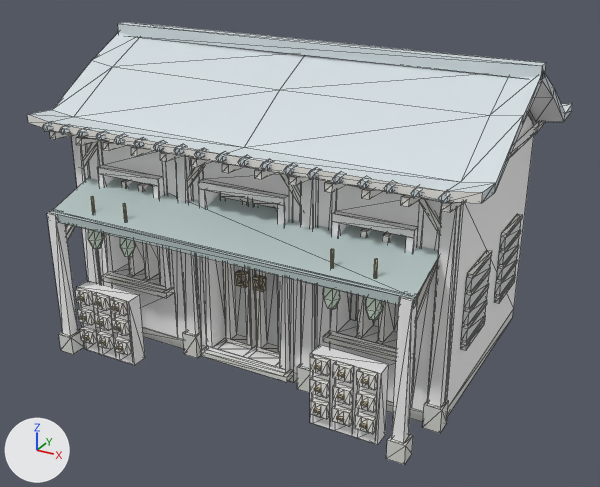
A saved change to the glTF model xia-ai-town/assets/hd2d/buildings/clinic.glb.
Before and after are seen from a 50 mm lens placed at (8.7, -15.75, 10.11), pointed at (0.31, -0.5, 2.48). Lighting does not change. The marker at lower left points along +X, +Y and +Z. The older version comes first. Mesh edges are drawn as thin lines. Vertices at exactly the same position are counted once.

The older version as bpy lines, for what is in view:
```python
me_xia_p3_clinic_structure = bpy.data.meshes.new('XIA_P3_clinic_structure')
me_xia_p3_clinic_structure.from_pydata(...)  # 2188 vertices, 3262 faces; spans x -5.12..5.12, y -3.69..3.88, z 0.0..6.88
me_xia_p3_clinic_structure.materials.append(mat_xia_p3_wood_light)  # white #f1f0eb
me_xia_p3_clinic_structure.materials.append(mat_xia_p3_stone)  # light grey #ddded8
me_xia_p3_clinic_structure.materials.append(mat_xia_p3_plaster)  # white #ffffff
me_xia_p3_clinic_structure.materials.append(mat_xia_p3_wood_recess)  # light grey #d7dada
me_xia_p3_clinic_structure.materials.append(mat_xia_p3_paper)  # white #e5e7e3
me_xia_p3_clinic_structure.materials.append(mat_xia_p3_wood)  # white #f8f8f8
me_xia_p3_clinic_structure.materials.append(mat_xia_p3_bronze)  # beige #d3c7a8
me_xia_p3_clinic_structure.materials.append(mat_xia_p3_roof)  # light grey #d6dfe3
me_xia_p3_clinic_structure.materials.append(mat_xia_p3_cloth)  # light grey #b8c8c7
me_xia_p3_clinic_structure.materials.append(mat_xia_p3_straw)  # beige #ddd4ad
me_xia_p3_clinic_structure.materials.append(mat_xia_p3_foliage)  # white #e7f8e6
ob_clinic_structure = bpy.data.objects.new('clinic_structure', me_xia_p3_clinic_structure)
ob_clinic_structure.location = (0.0, 0.0, 0.0)
```
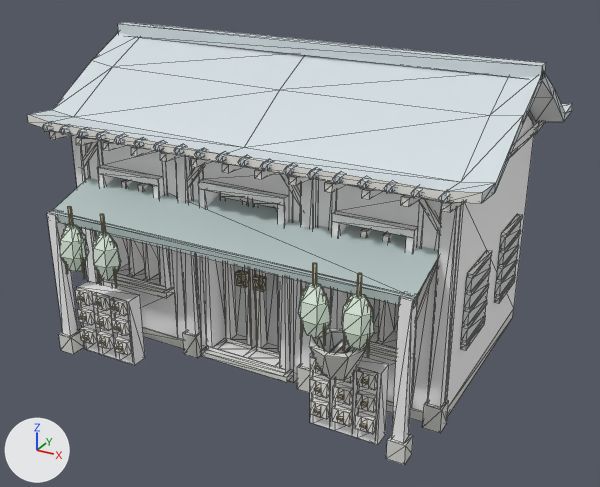
Location of each change, [x1, y1, x2, y2] in pixels of the pictures (600 x 487 px; the box of a moved part takes in the faces that stretch with it):
part 1 of me_xia_p3_clinic_structure, added
    after: [67, 206, 74, 227]
part 2 of me_xia_p3_clinic_structure, added
    after: [100, 214, 106, 235]
part 3 of me_xia_p3_clinic_structure, added
    after: [312, 263, 317, 286]
part 4 of me_xia_p3_clinic_structure, added
    after: [356, 273, 362, 297]
part 5 of me_xia_p3_clinic_structure, moved or reshaped
    before: [88, 230, 104, 249]
    after: [60, 225, 89, 272]
part 6 of me_xia_p3_clinic_structure, moved or reshaped
    before: [120, 237, 136, 257]
    after: [93, 232, 121, 280]
part 7 of me_xia_p3_clinic_structure, moved or reshaped
    before: [323, 287, 340, 309]
    after: [298, 283, 331, 338]
part 8 of me_xia_p3_clinic_structure, moved or reshaped
    before: [365, 297, 383, 320]
    after: [342, 294, 374, 350]
part 9 of me_xia_p3_clinic_structure, deleted
    before: [373, 259, 377, 278]
part 10 of me_xia_p3_clinic_structure, deleted
    before: [91, 196, 95, 213]
part 11 of me_xia_p3_clinic_structure, deleted
    before: [123, 203, 127, 221]
part 12 of me_xia_p3_clinic_structure, deleted
    before: [330, 249, 334, 268]
part 13 of me_xia_p3_clinic_structure, added
    after: [300, 289, 371, 380]
part 14 of me_xia_p3_clinic_structure, added
    after: [63, 230, 117, 288]

Diff of the bpy script that builds the scene:
```diff
--- a/xia-ai-town/assets/hd2d/buildings/clinic.glb.py
+++ b/xia-ai-town/assets/hd2d/buildings/clinic.glb.py
@@ me_xia_p3_clinic_structure @@
 # used by ob_clinic_structure; location = (0.0, 0.0, 0.0)
-me_xia_p3_clinic_structure.from_pydata(...)  # 2188 vertices, 3262 faces; spans x -5.12..5.12, y -3.69..3.88, z 0.0..6.88
+me_xia_p3_clinic_structure.from_pydata(...)  # 2312 vertices, 3470 faces; spans x -5.12..5.12, y -4.25..3.88, z 0.0..6.88
+# me_xia_p3_clinic_structure part 1: a new loose piece, a 5-sided cylinder along z spanning x -3.292..-3.208, y -3.981..-3.902, z 3.25..3.875, in mat_xia_p3_straw (beige #ddd4ad)
+# me_xia_p3_clinic_structure part 2: a new loose piece, a 5-sided cylinder along z spanning x -2.417..-2.333, y -3.981..-3.902, z 3.25..3.875, in mat_xia_p3_straw (beige #ddd4ad)
+# me_xia_p3_clinic_structure part 3: a new loose piece, a 5-sided cylinder along z spanning x 2.458..2.542, y -3.981..-3.902, z 3.25..3.875, in mat_xia_p3_straw (beige #ddd4ad)
+# me_xia_p3_clinic_structure part 4: a new loose piece, a 5-sided cylinder along z spanning x 3.333..3.417, y -3.981..-3.902, z 3.25..3.875, in mat_xia_p3_straw (beige #ddd4ad)
+# me_xia_p3_clinic_structure part 5: the loose piece of 24 vertices spanning x -3.43..-3.08, y -3.4..-3.1, z 2.68..3.33 is scaled about its middle by (1.83, 1.6, 1.55), then moved by (0.0, -0.69, -0.06)
+# me_xia_p3_clinic_structure part 6: the loose piece of 24 vertices spanning x -2.58..-2.18, y -3.38..-3.11, z 2.68..3.33 is scaled about its middle by (1.83, 1.6, 1.55), then moved by (0.0, -0.69, -0.06)
+# me_xia_p3_clinic_structure part 7: the loose piece of 24 vertices spanning x 2.32..2.69, y -3.4..-3.1, z 2.68..3.33 is scaled about its middle by (1.83, 1.6, 1.55), then moved by (0.0, -0.69, -0.06)
+# me_xia_p3_clinic_structure part 8: the loose piece of 24 vertices spanning x 3.2..3.55, y -3.4..-3.11, z 2.68..3.33 is scaled about its middle by (1.83, 1.6, 1.55), then moved by (0.0, -0.69, -0.06)
+# me_xia_p3_clinic_structure part 9: the loose piece of 10 vertices spanning x 3.35..3.4, y -3.28..-3.22, z 3.25..3.88 is deleted
+# me_xia_p3_clinic_structure part 10: the loose piece of 10 vertices spanning x -3.28..-3.22, y -3.28..-3.22, z 3.25..3.88 is deleted
+# me_xia_p3_clinic_structure part 11: the loose piece of 10 vertices spanning x -2.4..-2.35, y -3.28..-3.22, z 3.25..3.88 is deleted
+# me_xia_p3_clinic_structure part 12: the loose piece of 10 vertices spanning x 2.47..2.53, y -3.28..-3.22, z 3.25..3.88 is deleted
+# me_xia_p3_clinic_structure part 13: 84 vertices added at x 2.24..3.64, y -4.25..-3.12, z 1.62..3.32
+# me_xia_p3_clinic_structure part 14: 40 vertices added at x -3.51..-2.11, y -4.02..-3.9, z 2.31..3.32
 me_xia_p3_clinic_structure.materials.append(mat_xia_p3_wood_light)
```
